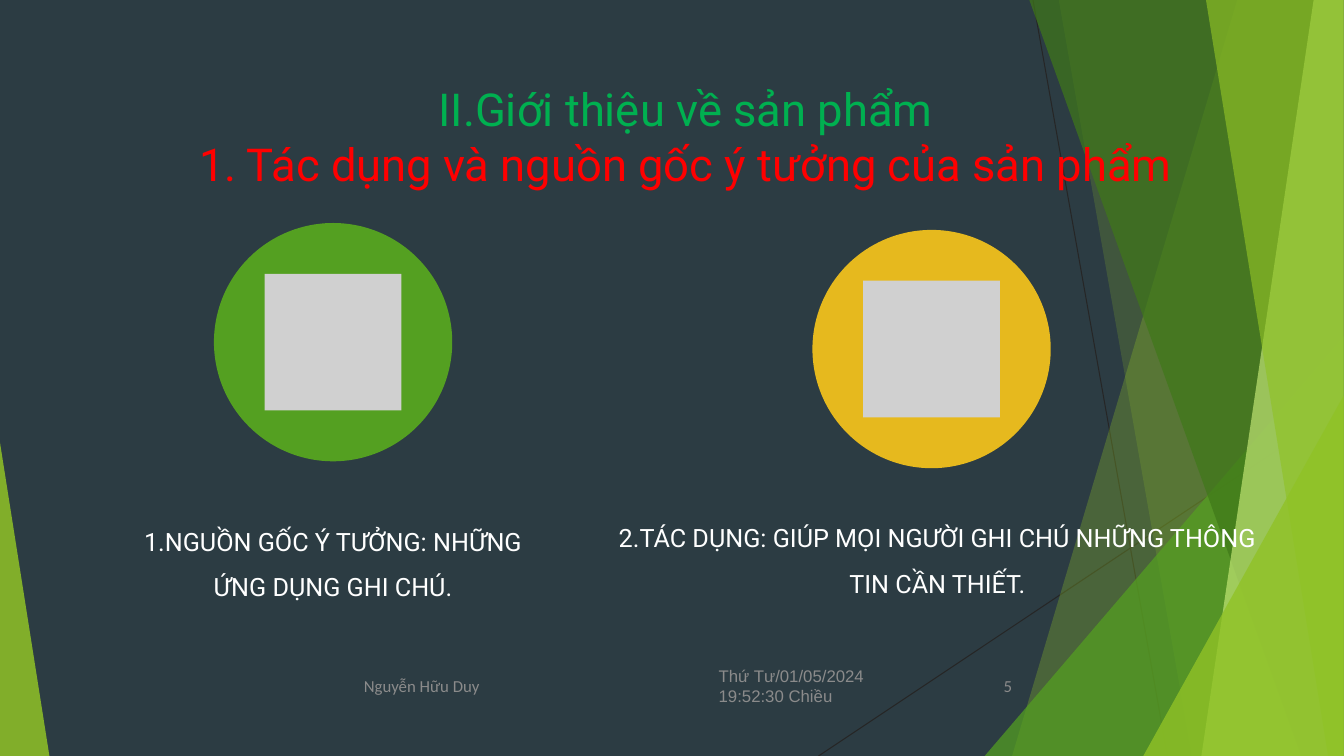
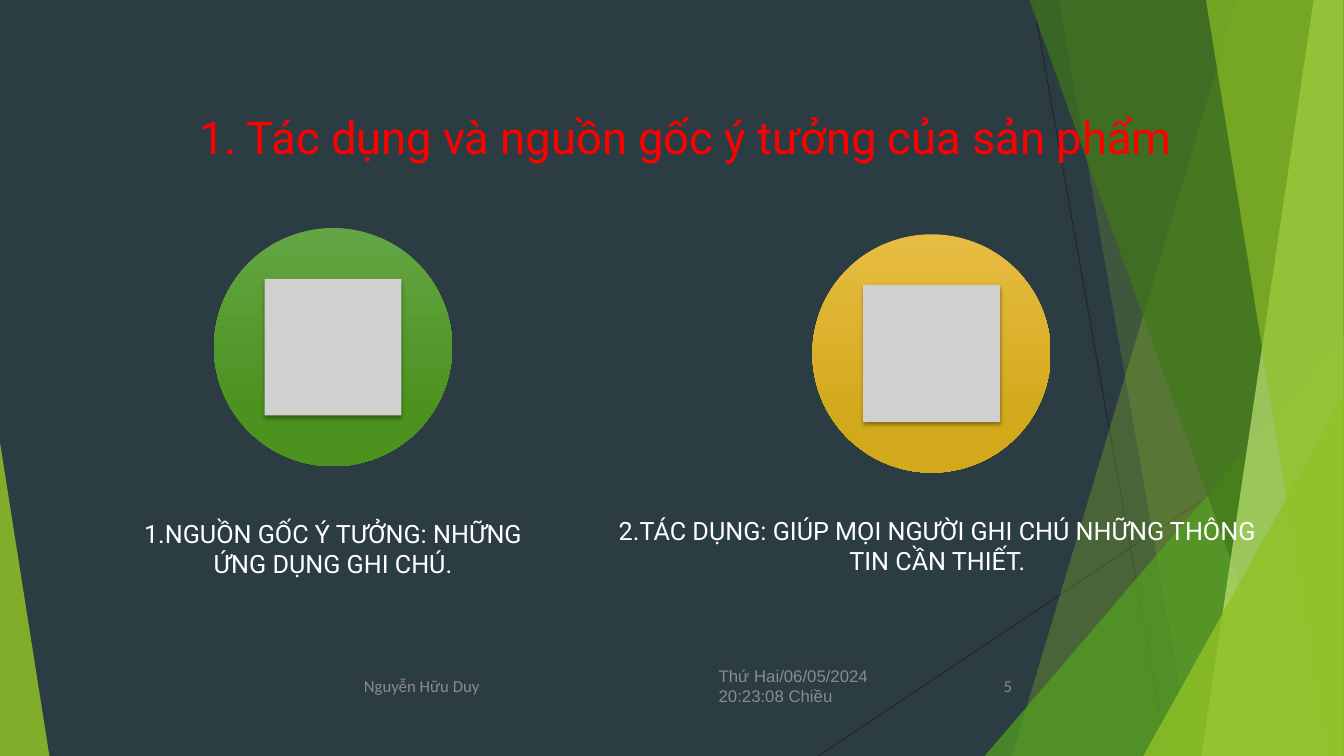
Before and after one commit to GreenSystemDuy08/TL-C4K-PTI01, a slide deck: slide 5 of PTI/SPCK/Thuyết trình.pptx. Drawn at 1344x756 pixels with LibreOffice and Linux fonts; fonts in the diff are those of the drawing; grey boxes stand for pictures. Boxes give left, top, right and bottom in pixels: in the first picture for what was removed or moved away, otherwise in the second. Text is boxed around its words. In the diff, an @@ line names an element or a change of style, - is before the commit and + after.

```diff
--- a/PTI/SPCK/Thuyết trình.pptx
+++ b/PTI/SPCK/Thuyết trình.pptx
@@ title at (199,113,1172,165): text changed @@
-II.Giới thiệu về sản phẩm
-1. Tác dụng và nguồn gốc ý tưởng của sản phẩm
+1. Tác dụng và nguồn gốc ý tưởng của sản phẩm
@@ 2 pictures, 2 ellipses: place and size @@
-2 pictures, 2 ellipses at (214,223,1051,468)
+2 pictures, 2 ellipses at (214,228,1051,472)
@@ ellipse at (214,228,452,466): fill #54A021 to gradient #63A545 to #4D921E @@
@@ ellipse at (813,234,1051,472): fill #E6B91E to gradient #E7BC43 to #D2A91B @@
@@ text "1.NGUỒN GỐC Ý TƯỞNG: NHỮNG ..." at (144,520,522,578): line spacing 1.5 to 1 @@
@@ text "1.NGUỒN GỐC Ý TƯỞNG: NHỮNG ...": place and size @@
-text "1.NGUỒN GỐC Ý TƯỞNG: NHỮNG ..." at (144,528,522,601)
+text "1.NGUỒN GỐC Ý TƯỞNG: NHỮNG ..." at (144,520,522,578)
@@ text "2.TÁC DỤNG: GIÚP MỌI NGƯỜI ...": place and size @@
-text "2.TÁC DỤNG: GIÚP MỌI NGƯỜI ..." at (619,525,1255,594)
+text "2.TÁC DỤNG: GIÚP MỌI NGƯỜI ..." at (619,517,1255,571)
@@ text "2.TÁC DỤNG: GIÚP MỌI NGƯỜI ..." at (619,517,1255,571): line spacing 1.5 to 1 @@
@@ text at (719,670,868,702): text changed @@
-Thứ Tư/01/05/2024 19:52:30 Chiều
+Thứ Hai/06/05/2024 20:23:08 Chiều
```
Also in this commit, not shown: 10 other slides changed, 13 other files.
